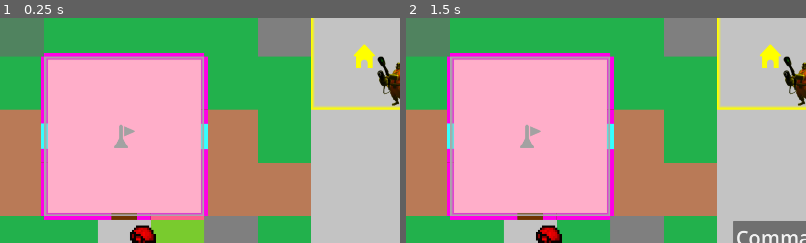
Above: before the commit, frames 1-2 (left to right).
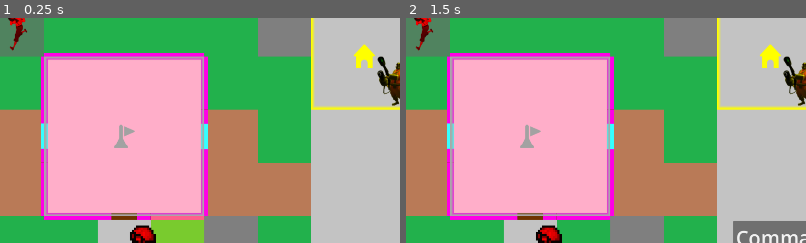
Above: after the commit, the same moments.

Repository: PlatinumSkink/Infantry-Wars-V1
Game: Godot game, scene res://scenes/game.tscn
Two runs of this game, one before a commit and one after it. Both use one fixed random seed, a clock stepped at 60 frames per second and the inputs below.
Inputs (mouse positions are % of the whole screen's width and height, from its top left):
- Up to frame 1 (0.25 s): no input
- Up to frame 2 (1.5 s): tap Enter at 0.5 s; move the mouse to (72, 45) at 0.52 s; press the mouse at (72, 45) at 0.53 s; release the mouse at (72, 45) at 1.25 s; click "Commanders" at 1.25 s
The pictures show only the part of the screen within x 31-81%, y 0-50%; the shares and areas given below are measured in that part.

The runs differ from the first frame. In frame 1, 0.3% of the frame differs, in the area x 2-7%, y 0-15%; in frame 2, 0.3%.

Commit message:
Cover now influences movement

Diff:
--- a/scenes/maps/map_base.tscn
+++ b/scenes/maps/map_base.tscn
@@ -1036,9 +1036,9 @@
 tile_set = ExtResource("6_tv5hy")
 
 [node name="UnitLayer" type="TileMapLayer" parent="." unique_id=615716215]
-tile_map_data = PackedByteArray("AAACAAUAAAAAAAAAAAACAAYAAAA …(272 unchanged characters)… CAAEAAAAOAAIAAAABAAIAAAALAAUAAAAAAAAAAAA=")
+tile_map_data = PackedByteArray("AAACAAUAAAAAAAAAAAACAAYAAAA …(272 unchanged characters)… CAAEAAAAOAAIAAAABAAIAAAALAAUAAAAAAAAAAAAFAAAAAAAFAAAAAAA=")
 tile_set = SubResource("TileSet_00m6f")
 
 [node name="UnitFactionLayer" type="TileMapLayer" parent="." unique_id=2026632502]
-tile_map_data = PackedByteArray("AAACAAUAAAAAAAAAAAACAAYAAAAAAAAAAAAEAAUAAAAAAAAAAAAGAAQAAAAAAAAAAAAMAAEAAAAAAAEAAAANAAIAAAAAAAEAAAAOAAIAAAAAAAEAAAAPAAIAAAAAAAEAAAAOAAQAAAAAAAEAAAALAAUAAAABAAEAAAA=")
+tile_map_data = PackedByteArray("AAACAAUAAAAAAAAAAAACAAYAAAAAAAAAAAAEAAUAAAAAAAAAAAAGAAQAAAAAAAAAAAAMAAEAAAAAAAEAAAANAAIAAAAAAAEAAAAOAAIAAAAAAAEAAAAPAAIAAAAAAAEAAAAOAAQAAAAAAAEAAAALAAUAAAABAAEAAAAFAAAAAAAAAAAAAAA=")
 tile_set = ExtResource("6_tv5hy")
--- a/scripts/generated_map.gd
+++ b/scripts/generated_map.gd
@@ -9,7 +9,7 @@
 var map_width_pixels: int = 0
 var map_height_pixels: int = 0
 var tile_map = []
-var cover_map = {}
+var cover_map: Dictionary[Vector2, Cover] = {}
 var unit_map = {}
 var unit_array = []
 var control_point_map = {}
@@ -138,14 +138,16 @@
 		if !alreadyVisited.has(thisSpot):
 			movement_instances[thisSpot].visible = true
 		alreadyVisited[thisSpot] = true
+		var previousTile: Terrain =  tile_map[thisSpot.y][thisSpot.x]
 
 		for direction in Globals.NSEW:
 			var checkedPosition = thisSpot + direction
 			if !is_in_bounds(checkedPosition.x, checkedPosition.y):
 				continue
 			var tile: Terrain = tile_map[checkedPosition.y][checkedPosition.x]
-			var highest: float = get_move_movement_cost(tile, unit)
-			var distanceHere: float = distanceTo[thisSpot] + tile.movement_cost[unit.movement_type]
+			var highest: float = get_move_movement_cost(previousTile, tile, unit)
+			var coverMoveCost: float = get_cover_movement_cost(thisSpot, direction)
+			var distanceHere: float = distanceTo[thisSpot] + highest + coverMoveCost
 			if distanceHere > float(total_movement):
 				continue
 			if alreadyChecked.has(checkedPosition):
@@ -158,10 +160,21 @@
 				spotList.append(checkedPosition)
 				alreadyChecked[checkedPosition] = true
 
-func get_move_movement_cost(tile: Terrain, unit: Unit) -> float:
-	if tile.leave_cost.has(unit.movement_type):
-		return maxf(tile.movement_cost[unit.movement_type], tile.leave_cost[unit.movement_type])
+func get_move_movement_cost(previousTile: Terrain, tile: Terrain, unit: Unit) -> float:
+	if previousTile.leave_cost.has(unit.movement_type):
+		return maxf(tile.movement_cost[unit.movement_type], previousTile.leave_cost[unit.movement_type])
 	return tile.movement_cost[unit.movement_type]
+
+func get_cover_movement_cost(from: Vector2, direction: Vector2) -> float:
+	from *= 2 # Double the coordinates, then add one.
+	from += Vector2(1,1) # No matter the position, the covers are counted from +1+1. 1, 3, 5, 7, 9
+	var coverSpot: Vector2 = from + direction
+	if cover_map.has(coverSpot):
+		var cover: Cover = cover_map[coverSpot]
+		if cover.blocks:
+			return 99
+		return cover_map[coverSpot].movement_cost
+	return 0
 
 func draw_arrow():
 	pass
@@ -175,8 +188,11 @@
 	var distanceTo: Dictionary[Vector2, float] = {}
 	var spotList: Array[Vector2] = []
 	var previousNode: Dictionary[Vector2, Vector2] = {}
+	var nodes: Dictionary[Vector2, Node] = {}
+
 
 	spotList.append(from)
+
 	distanceTo[from] = 0
 	while len(spotList) > 0:
 		var thisSpot = spotList[0]
--- a/scripts/map_generator.gd
+++ b/scripts/map_generator.gd
@@ -157,7 +157,7 @@
 var map_width_pixels: int = 0
 var map_height_pixels: int = 0
 var tile_map = []
-var cover_map = {}
+var cover_map: Dictionary[Vector2, Cover] = {}
 var unit_map = {}
 var unit_array = []
 var control_point_map = {}
@@ -168,7 +168,6 @@
 
 func build(map: Resource):
 	var instance: PaintableMap = map.instantiate()
-	var parent = get_parent()
 	add_child(instance)
 	make_factions(instance.factions)
 	build_map(instance.get_array())
